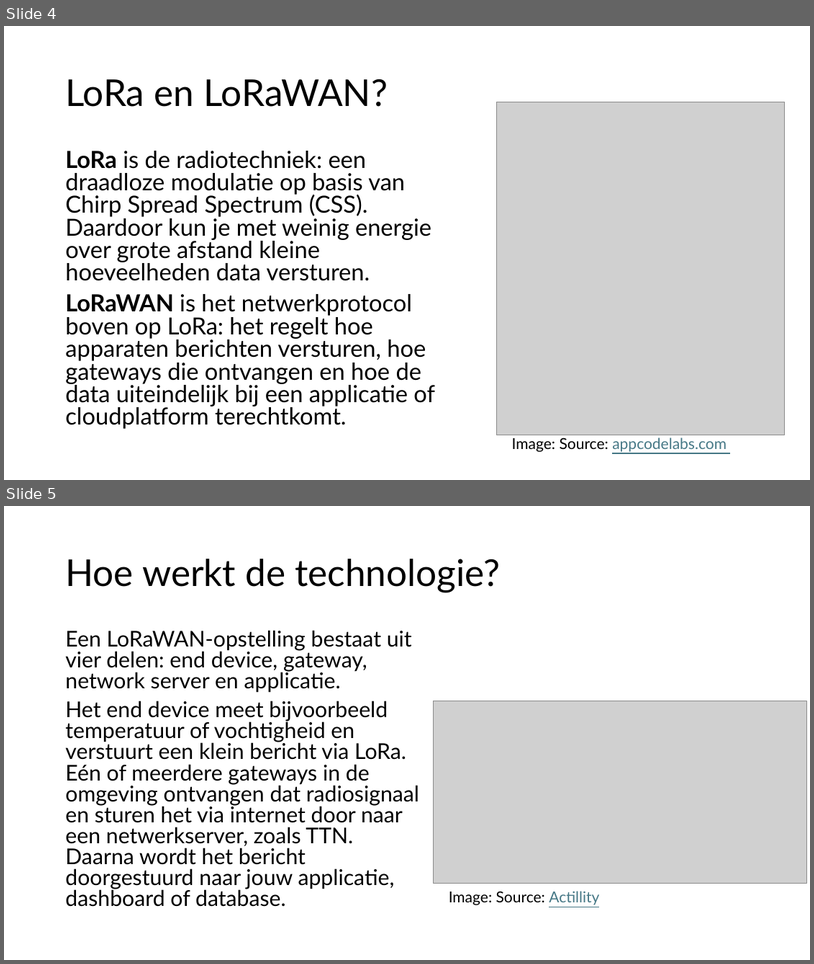
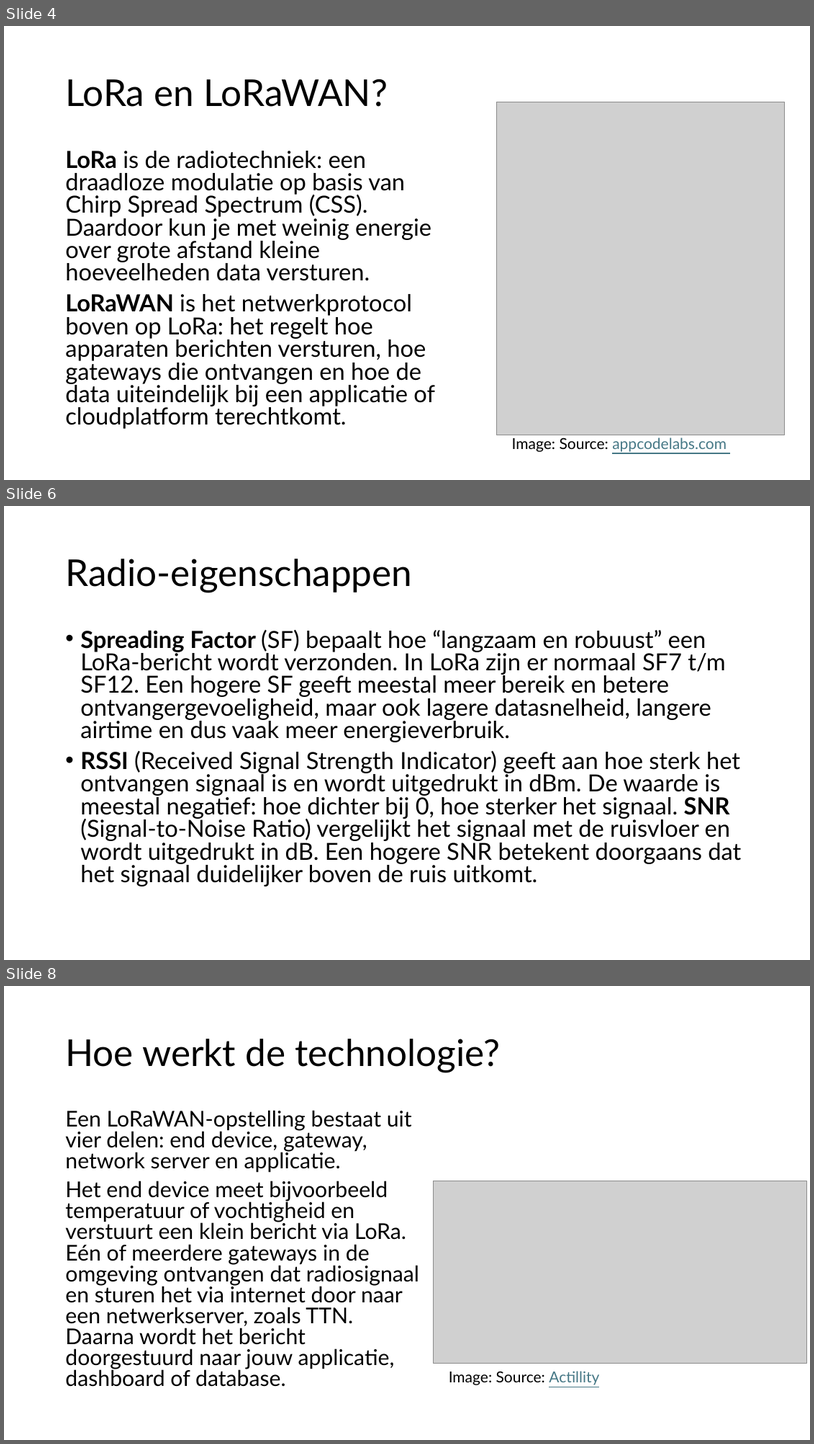
Before and after one commit to HU-TI-DEV/TI-S2, a slide deck: slides/S2_LoRa.pptx. Shown one above the other, each under a label of ours: slides 4 and 5 before the commit, slides 4, 6 and 8 after it; the slides between them are not shown. The pictures are 814x964 and 814x1444 pixels, drawn with LibreOffice and Linux fonts; fonts in the diff are those of the drawing; grey boxes stand for pictures. Boxes give left, top, right and bottom in pixels: in the first picture for what was removed or moved away, otherwise in the second. Text is boxed around its words. In the diff, an @@ line names an element or a change of style, - is before the commit and + after.

```diff
--- a/slides/S2_LoRa.pptx
+++ b/slides/S2_LoRa.pptx
@@ slide 6 added at (4,506,810,960), background #FFFFFF @@
@@ title added at (65,559,412,592), 44 pt, text #000000 @@
+Radio-eigenschappen
@@ text added at (80,630,741,886), 28 pt, text #000000 @@
+• Spreading Factor (SF) bepaalt hoe “langzaam en robuust” een LoRa-bericht wordt verzonden. In LoRa zijn er normaal SF7 t/m SF12. Een hogere SF geeft meestal meer bereik en betere ontvangergevoeligheid, maar ook lagere datasnelheid, langere airtime en dus vaak meer energieverbruik.
+• RSSI (Received Signal Strength Indicator) geeft aan hoe sterk het ontvangen signaal is en wordt uitgedrukt in dBm. De waarde is meestal negatief: hoe dichter bij 0, hoe sterker het signaal. SNR (Signal-to-Noise Ratio) vergelijkt het signaal met de ruisvloer en wordt uitgedrukt in dB. Een hogere SNR betekent doorgaans dat het signaal duidelijker boven de ruis uitkomt.
@@ what was slide 5 is now slide 8 @@
```
Also in this commit, not shown: 2 other slides added, 1 other file.
